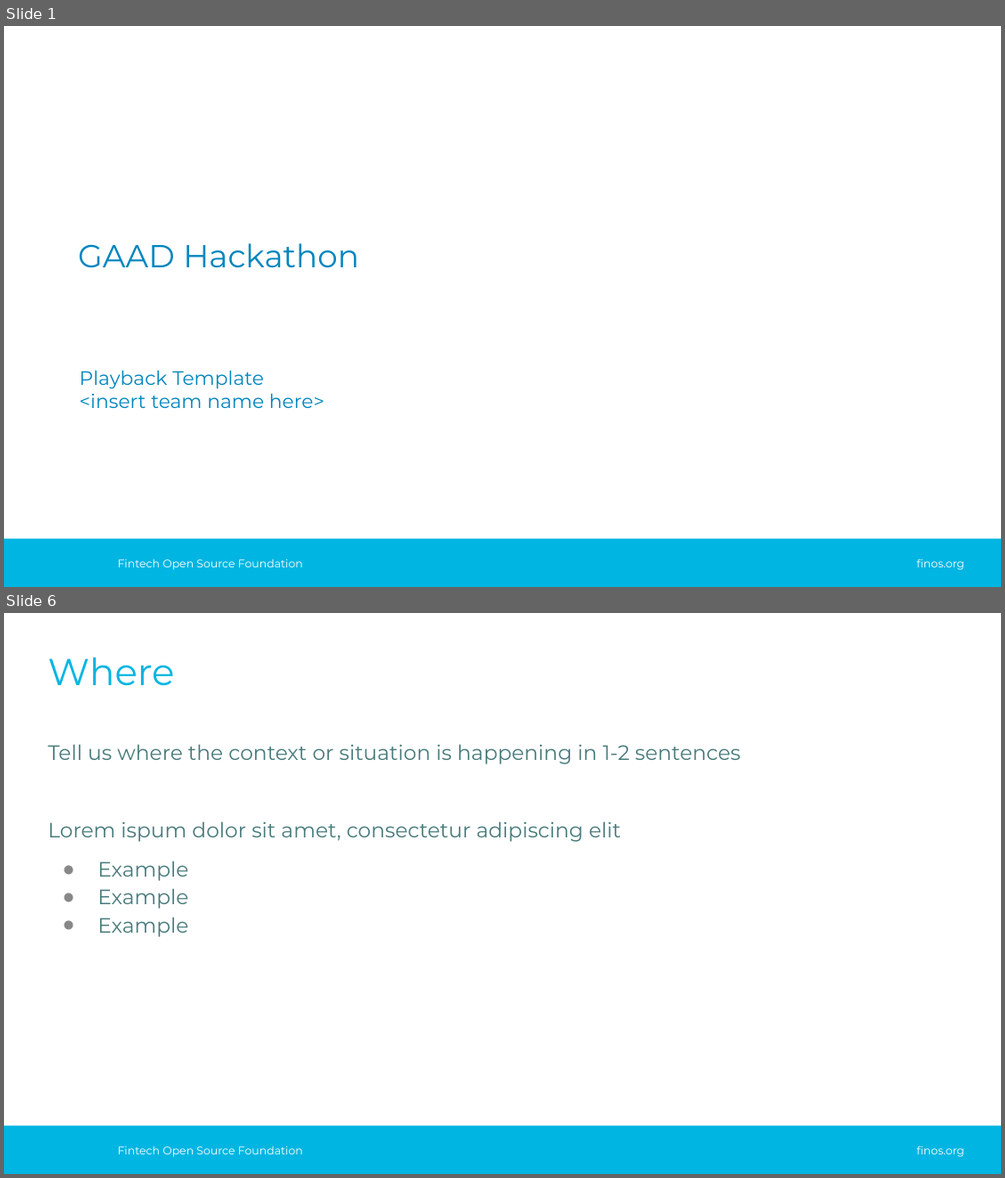
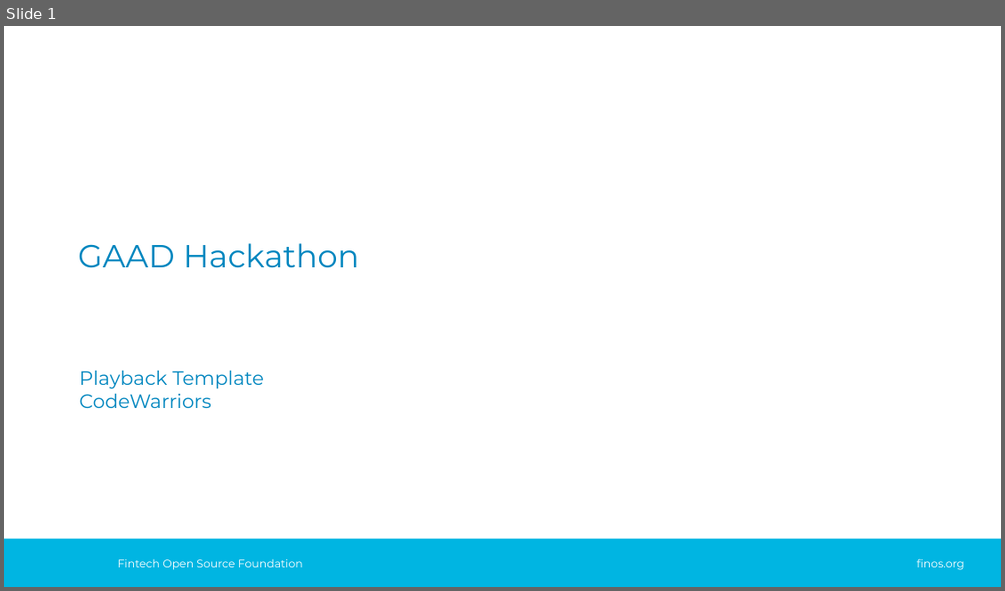
Before and after one commit to yaw-sid/CodeWarriors, a slide deck: hackproject/presentations/gaad-hackathon-playback-template.pptx. Shown one above the other, each under a label of ours: slides 1 and 6 before the commit, slide 1 after it; the slides between them are not shown. The pictures are 1005x1178 and 1005x591 pixels, drawn with LibreOffice and Linux fonts; fonts in the diff are those of the drawing; background and template pictures are left out. Boxes give left, top, right and bottom in pixels: in the first picture for what was removed or moved away, otherwise in the second. Text is boxed around its words. In the diff, an @@ line names an element or a change of style, - is before the commit and + after.

```diff
--- a/hackproject/presentations/gaad-hackathon-playback-template.pptx
+++ b/hackproject/presentations/gaad-hackathon-playback-template.pptx
@@ slide 6 removed at box(4, 613, 1001, 1174), background #FFFFFF; not listed: 3 template elements that a slide beside it also shows @@
@@ title removed at box(48, 657, 174, 686) @@
-Where
@@ text removed at box(48, 744, 741, 937) @@
-Tell us where the context or situation is happening in 1-2 sentences
-Lorem ispum dolor sit amet, consectetur adipiscing elit
-● Example
-● Example
-● Example
@@ slide 1 changed as well @@
@@ subtitle at box(80, 393, 211, 408): text changed @@
-<insert team name here>
+CodeWarriors
```
Also in this commit, not shown: 8 slides added, 7 other slides removed.
